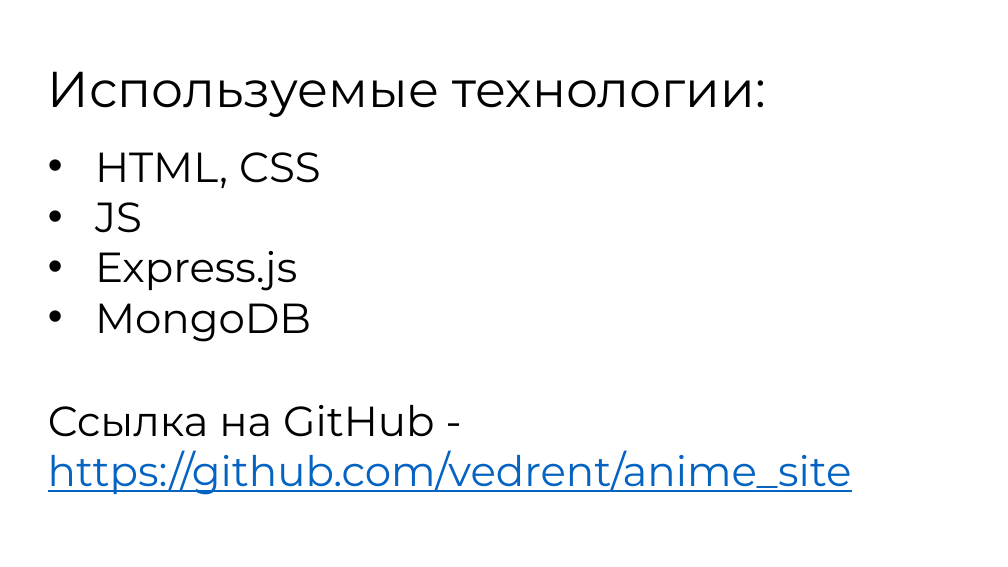
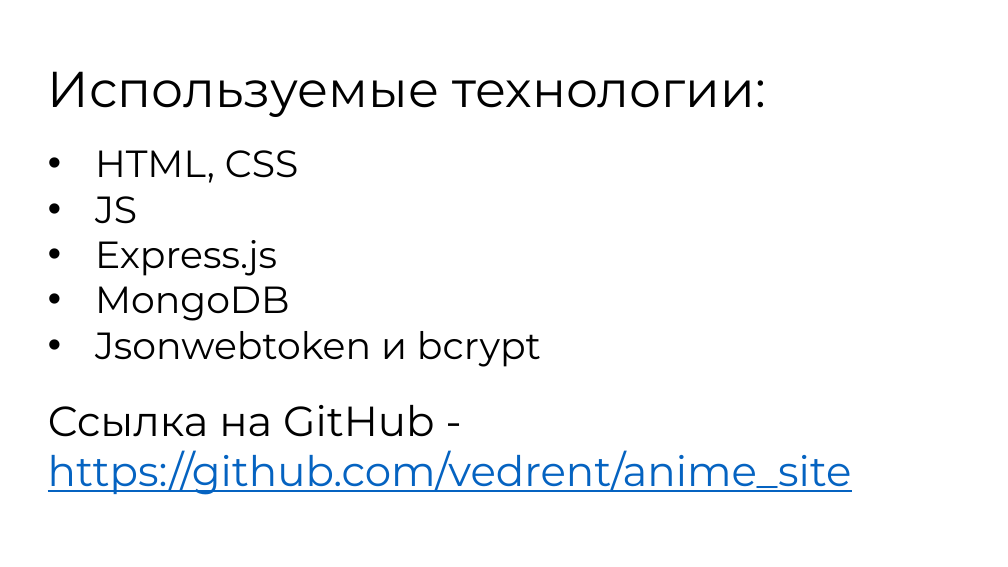
Before and after one commit to vedrent/anime_site, a slide deck: slide 9 of Фронт-бэк презентация.pptx (slide 7 before the commit). Drawn at 1008x567 pixels with LibreOffice and Linux fonts; fonts in the diff are those of the drawing; background and template pictures are left out. Boxes give left, top, right and bottom in pixels: in the first picture for what was removed or moved away, otherwise in the second. Text is boxed around its words. In the diff, an @@ line names an element or a change of style, - is before the commit and + after.

```diff
--- a/Фронт-бэк презентация.pptx
+++ b/Фронт-бэк презентация.pptx
@@ text at (x1=95, y1=150, x2=299, y2=321): size 40 to 36 pt in "HTML, CSS", "JS", "Express.js", "MongoDB" @@
@@ text at (x1=95, y1=331, x2=541, y2=367): paragraph added @@
+• Jsonwebtoken и bcrypt
```
Also in this commit, not shown: 5 other slides changed, 2 slides added, 4 other files.
